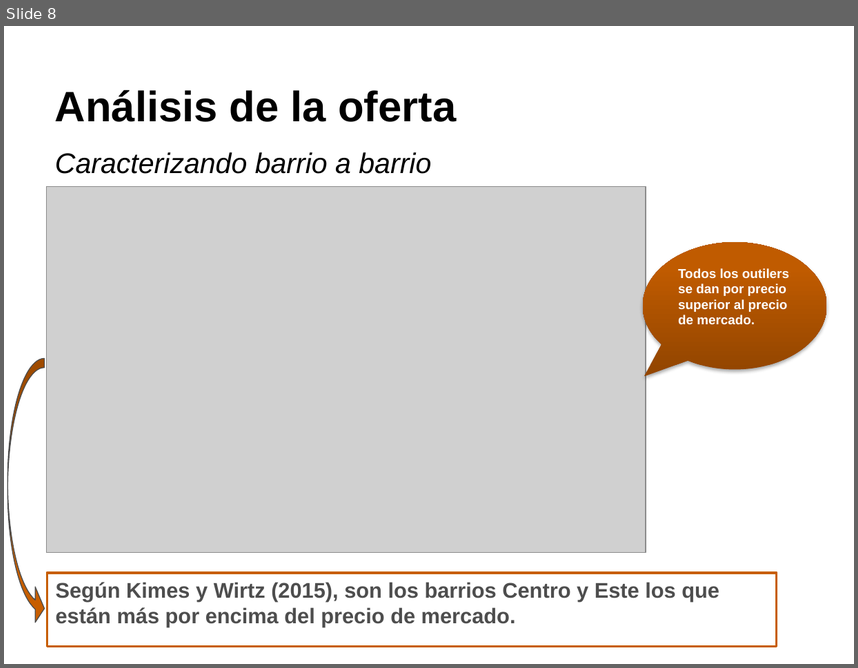
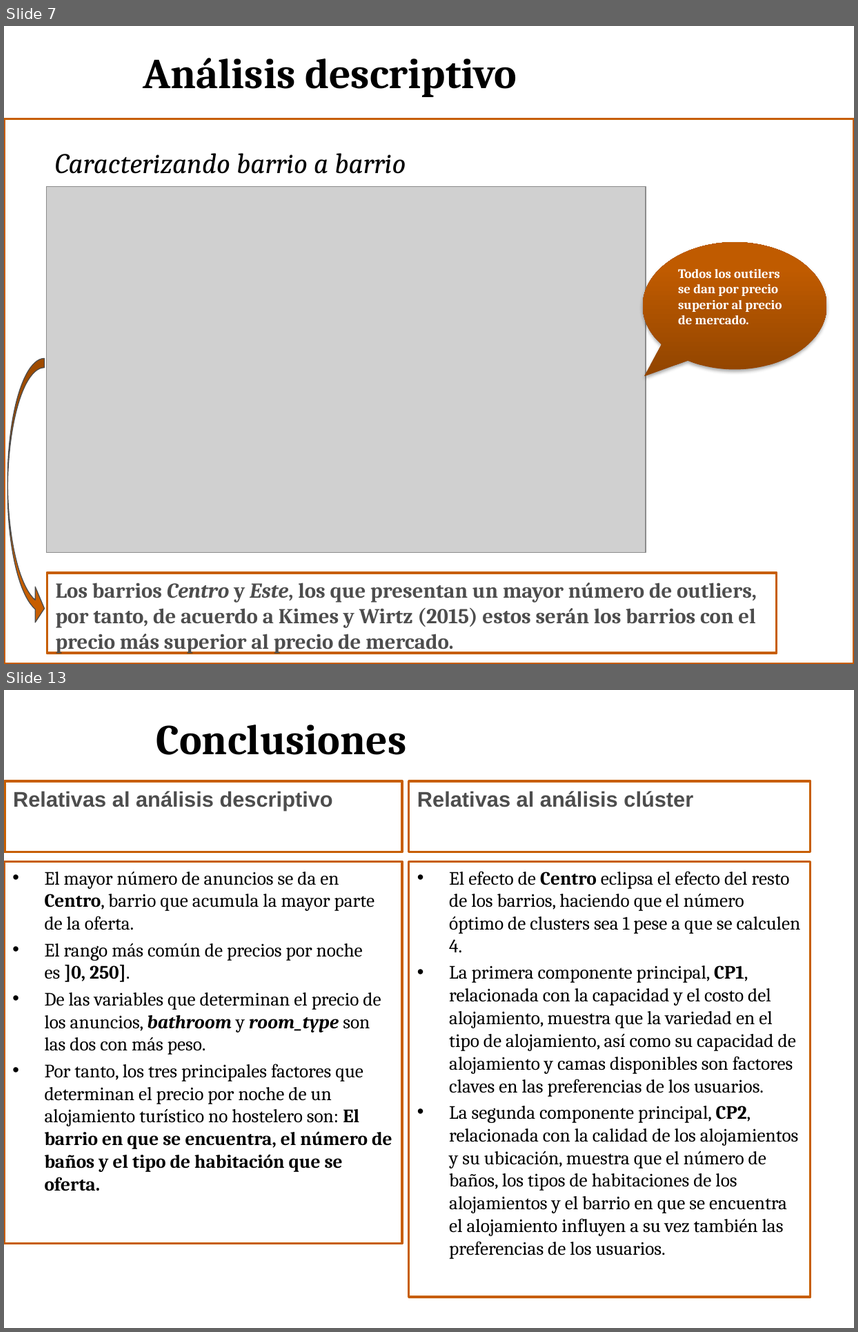
Before and after one commit to Joseluisvic/Trabajo-Final-De-M-ster, a slide deck: Presentación TFM.pptx. Shown one above the other, each under a label of ours: slide 8 before the commit, slides 7 and 13 after it; the slides between them are not shown. The pictures are 858x668 and 858x1332 pixels, drawn with LibreOffice and Linux fonts; fonts in the diff are those of the drawing; grey boxes stand for pictures; background and template pictures are left out. Boxes give left, top, right and bottom in pixels: in the first picture for what was removed or moved away, otherwise in the second. Text is boxed around its words. In the diff, an @@ line names an element or a change of style, - is before the commit and + after.

```diff
--- a/Presentación TFM.pptx
+++ b/Presentación TFM.pptx
@@ slide 13 added at (4, 690, 854, 1328), background picture (left out) @@
@@ title added at (156, 724, 407, 755), 36 pt, text #000000, bold @@
+Conclusiones
@@ rectangle added at (5, 781, 403, 851), fill #FFFFFF, outline #C75E00 2 pt, 18 pt, text #4D4D4D, bold @@
+Relativas al análisis descriptivo
@@ rectangle added at (408, 781, 810, 851), fill #FFFFFF, outline #C75E00 2 pt, 18 pt, text #4D4D4D, bold @@
+Relativas al análisis clúster
@@ rectangle added at (4, 862, 403, 1243), fill #FFFFFF, outline #C75E00 2 pt @@
@@ text added at (45, 871, 392, 1191), 16 pt, text #000000 @@
+• El mayor número de anuncios se da en Centro, barrio que acumula la mayor parte de la oferta.
+• El rango más común de precios por noche es ]0, 250].
+• De las variables que determinan el precio de los anuncios, bathroom y room_type son las dos con más peso.
+• Por tanto, los tres principales factores que determinan el precio por noche de un alojamiento turístico no hostelero son: El barrio en que se encuentra, el número de baños y el tipo de habitación que se oferta.
@@ rectangle added at (408, 862, 810, 1297), fill #FFFFFF, outline #C75E00 2 pt @@
@@ text added at (449, 871, 801, 1259), 16 pt, text #000000 @@
+• El efecto de Centro eclipsa el efecto del resto de los barrios, haciendo que el número óptimo de clusters sea 1 pese a que se calculen 4.
+• La primera componente principal, CP1, relacionada con la capacidad y el costo del alojamiento, muestra que la variedad en el tipo de alojamiento, así como su capacidad de alojamiento y camas disponibles son factores claves en las preferencias de los usuarios.
+• La segunda componente principal, CP2, relacionada con la calidad de los alojamientos y su ubicación, muestra que el número de baños, los tipos de habitaciones de los alojamientos y el barrio en que se encuentra el alojamiento influyen a su vez también las preferencias de los usuarios.
@@ what was slide 8 is now slide 7 @@
@@ slide 7 changed as well @@
@@ title at (143, 58, 517, 97): text changed; font Arial to Cambria @@
-Análisis de la oferta
+Análisis descriptivo
@@ rectangle added at (4, 118, 854, 664), fill #FFFFFF, outline #C75E00 2 pt @@
@@ text "Caracterizando barrio a barrio" at (55, 153, 406, 174): font Arial to Cambria @@
@@ speech bubble "Todos los outilers se dan ..." at (642, 242, 827, 370): font Arial to Cambria @@
@@ rectangle "Los barrios Centro y Este, ...": place and size @@
-rectangle "Los barrios Centro y Este, ..." at (47, 572, 777, 646)
+rectangle "Los barrios Centro y Este, ..." at (47, 572, 777, 653)
@@ text in rectangle at (56, 582, 757, 653): text changed; font Arial to Cambria @@
-Según Kimes y Wirtz (2015), son los barrios Centro y Este los que están más por encima del precio de mercado.
+Los barrios Centro y Este, los que presentan un mayor número de outliers, por tanto, de acuerdo a Kimes y Wirtz (2015) estos serán los barrios con el precio más superior al precio de mercado.
```
Also in this commit, not shown: 7 other slides changed, 8 other slides added, 3 slides removed, 1 other file.
